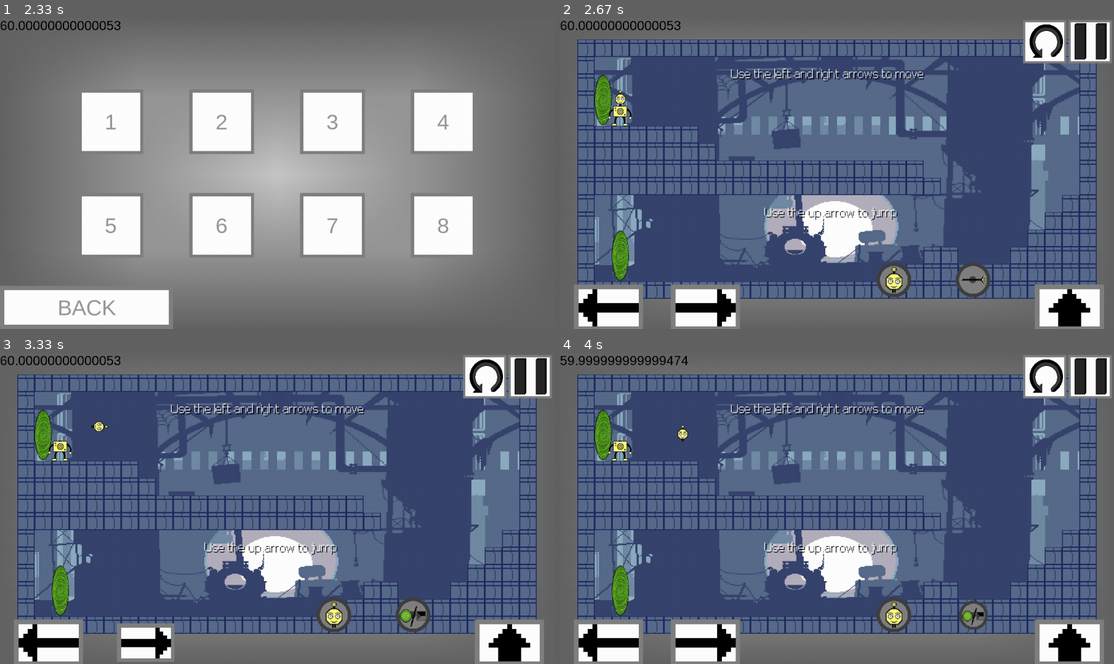
Above: before the commit, frames 1-4 (two rows, left to right).
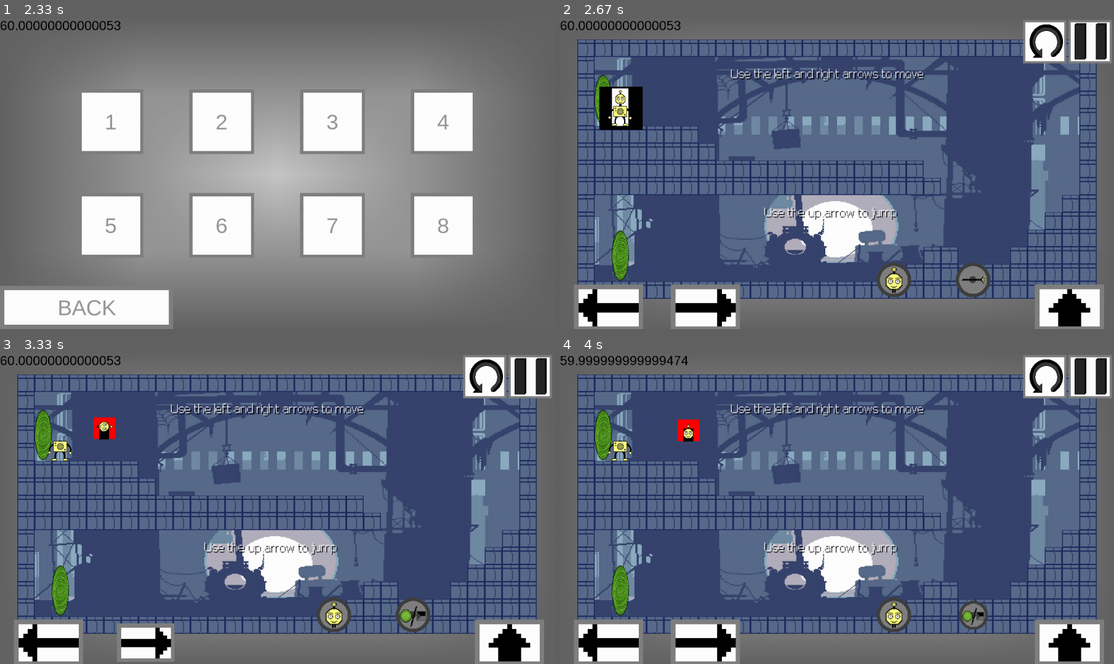
Above: after the commit, the same moments.

Repository: MartinWho2/Mobile_game_jam
Game: pygame game, started from main.py
Two runs of this game, one before a commit and one after it. Both use one fixed random seed, a clock stepped at 60 frames per second and the inputs below.
Inputs (mouse positions are in pixels of both pictures, inside the frame that each line leads up to):
- Up to frame 1 (2.33 s): press the mouse at (277, 195) at 0.37 s; move the mouse to (210, 185) at 0.47 s; release the mouse at (144, 176) at 0.6 s; press the mouse at (155, 207) at 0.7 s; move the mouse to (249, 204) at 0.8 s; release the mouse at (343, 201) at 0.93 s; press the mouse at (155, 145) at 2.03 s; move the mouse to (127, 139) at 2.13 s; release the mouse at (105, 133) at 2.27 s
- Up to frame 2 (2.67 s): click (670, 120) at 2.38 s
- Up to frame 3 (3.33 s): press the mouse at (332, 614) at 2.7 s; move the mouse to (409, 505) at 2.8 s; release the mouse at (487, 393) at 2.93 s; hold D from 3 s (still down)
- Up to frame 4 (4 s): release D at 3.47 s; hold W 3.5-3.8 s; press the mouse at (969, 614) at 3.87 s; move the mouse to (953, 520) at 3.97 s

Frame 1 is identical in both runs. In frame 2, 0.9% of the frame differs, in the area x 7-15%, y 21-36%; in frame 3, 0.3%; in frame 4, 0.3%.

Commit message:
Implementing better rect collisions

Diff:
--- a/fonctions.py
+++ b/fonctions.py
@@ -39,7 +39,12 @@
         file.close()
     return carte
 
-
+def show_mask(mask: pygame.mask.Mask):
+    size = mask.get_size()
+    for column in range(size[0]):
+        for row in range(size[1]):
+            print(mask.get_at((column, row)),end="")
+        print()
 
 def return_spritesheet(animations):
     output = []
--- a/game.py
+++ b/game.py
@@ -109,9 +109,9 @@
         self.texts = []
 
         # Player
-        self.player = Player(pygame.Vector2(0, 100), self.map, self.tile_size, self.window, self.path,
+        self.player = Player(pygame.Vector2(3000, 100), self.map, self.tile_size, self.window, self.path,
                              self.collidable_sprites, [self.player_sprite], self.arm_sprite)
-        self.head = Head(pygame.Vector2(0, 0), self.map, self.tile_size, self.window, self.path,
+        self.head = Head(pygame.Vector2(3000, 0), self.map, self.tile_size, self.window, self.path,
                          self.collidable_sprites, [self.head_sprite], self.player.speed)
         self.player_or_head = True  # Player is True, head is False
         self.arm_detached = False
@@ -190,12 +190,11 @@
                 return 'end'
 
         if not self.player_or_head:
-            if self.head.check_collision(tiles=False,sprite_groups=[self.laser_sprites]):
+            if pygame.sprite.spritecollide(self.head,self.laser_sprites,False) and self.head.check_collision(tiles=False,sprite_groups=[self.laser_sprites]):
                 self.restart()
-        if self.player.check_collision(tiles=False,sprite_groups=[self.laser_sprites]):
+        if pygame.sprite.spritecollide(self.player,self.laser_sprites,False) and self.player.check_collision(tiles=False,sprite_groups=[self.laser_sprites]):
             self.restart()
-
-        if 31*self.tile_size < self.player.pos.x < 0 or 16*self.tile_size < self.player.pos.y < 0:
+        if 0 > self.player.pos.x or self.player.pos.x > (31*self.tile_size) or (16*self.tile_size) < self.player.pos.y or self.player.pos.y < 0:
             self.restart()
 
     def load_new_level(self):
@@ -288,11 +287,11 @@
 
     def blit_head(self, spritesheet, dt):
         self.head.image = spritesheet.animate(self.head.state, dt)
-        #self.player.state = 'without_head'
-        #self.head.mask = pygame.mask.from_surface(self.head.image)
+        # self.player.state = 'without_head'
+        # self.head.mask = pygame.mask.from_surface(self.head.image)
         self.head.mask = self.head.masks["idle"]
-        #self.window.blit(self.head.idle_mask,(self.head.rect.x, self.head.rect.y))
-        #pygame.draw.rect(self.window,(0,0,0),self.head.rect_collision)
+        # self.window.blit(self.head.idle_mask,(self.head.rect.x, self.head.rect.y))
+        # pygame.draw.rect(self.window,(0,0,0),self.head.hitbox)
         self.window.blit(self.head.image, (self.head.rect.x+self.offset[0], self.head.rect.y+self.offset[1]))
 
     def arm_aiming(self, initial_pos, actual_pos):
--- a/head.py
+++ b/head.py
@@ -7,7 +7,7 @@
                  groups_colliding, head_sprite_group, player_speed):
         self.image = pygame.image.load(path + 'media/head.png').convert_alpha()
         self.path = path
-        player_pos.x += tile_size * 5 / 16
+        player_pos.x += tile_size * 5 / 8
         super().__init__(player_pos, self.image, round(tile_size * 5 / 8), tiles, tile_size, groups_colliding,
                          head_sprite_group)
         self.on_ground = False
@@ -20,13 +20,19 @@
         self.masks = {"idle": idle_mask}
         self.idle_idle_mask = idle_mask
         self.animate_detachment(player_speed)
-        self.rect_collision = self.mask.get_rect(midbottom=(self.rect.right,self.rect.bottom+self.rect.h))
+        self.hitbox = self.mask.get_rect(midbottom=(self.rect.right, self.rect.bottom + self.rect.h))
+        self.hitbox.h *= 6/5
+        self.hitbox.w *= 23/25
         self.rect.w *= 2
         self.rect.h *= 2
 
     def animate_detachment(self,speed:pygame.Vector2):
         self.speed = pygame.Vector2(speed.x,speed.y-self.tile_size/10)
         self.fall(1)
+
+    def reput_hitbox(self):
+        self.hitbox.center = (self.rect.centerx - self.rect.w / 50, self.rect.centery + self.rect.h * 13 / 60)
+
     def move(self, game, dt):
         # Key input
         self.speed.x = 0
@@ -36,14 +42,30 @@
             self.speed.x += self.w / 230 * dt
         self.pos.x += self.speed.x
         self.rect.x = round(self.pos.x)
+        self.reput_hitbox()
+        #hits = self.check_collision()
+        #if hits:
+        #    self.collide(hits, False)  # Horizontal hits
+        self.pos += self.check_collision_opti(self.speed,False,game)
+        self.rect.x = round(self.pos.x)
+        self.reput_hitbox()
+        #self.fall(dt)  # Vertical hits, see moving_sprite.py
+        self.pos.y += 0.5 * self.gravity * (dt ** 2) + self.speed.y * dt
+        self.speed.y += self.gravity * dt
+        if self.speed.y > self.MAX_SPEED:
+            self.speed.y = self.MAX_SPEED
+        self.rect.y = round(self.pos.y)
+        self.reput_hitbox()
+        self.pos += self.check_collision_opti(self.speed,True,game)
+        self.rect.y = round(self.pos.y)
+        self.reput_hitbox()
 
-        hits = self.check_collision()
-        if hits:
-            self.collide(hits, False)  # Horizontal hits
-        self.fall(dt)  # Vertical hits, see moving_sprite.py
-        self.rect.y = round(self.pos.y)
-
-        self.rect_collision.center = self.rect.center
+        print(self.rect.w)
+        pygame.draw.rect(game.window, "red",
+                         (self.rect.x + game.offset[0], self.rect.y + game.offset[1],
+                          self.rect.w, self.rect.h))
+        pygame.draw.rect(game.window,"black",(self.hitbox.x+game.offset[0],self.hitbox.y+game.offset[1],
+                                              self.hitbox.w,self.hitbox.h))
         # Update state
         if self.is_jumping:
             self.state = 'jump'
--- a/main.py
+++ b/main.py
@@ -1,3 +1,7 @@
+import cProfile
+import io
+import pstats
+
 import pygame
 from game import Game
 from menu import Menu
@@ -124,7 +128,7 @@
                                     game.arms_available -= 1
                         else:
                             for button in game.buttons_in_game:
-                                if game.head.rect_collision.colliderect(button):
+                                if game.head.hitbox.colliderect(button):
                                     button.on = not button.on
                                     for num in button.num:
                                         for door in game.door_sprites:
@@ -153,7 +157,7 @@
                                                         game.opened_laser_sprites.remove(laser)
 
                             for vent in game.vent_sprites:
-                                if game.head.rect_collision.colliderect(vent.rect):
+                                if game.head.hitbox.colliderect(vent.rect):
                                     game.head.pos = pygame.Vector2(vent.dest[0]-10, vent.dest[1]-12)
                                     game.head.rect.x,game.head.rect.y = round(game.head.pos.x),round(game.head.pos.y)
                                     game.head.fall(dt)
@@ -329,6 +333,20 @@
                         game.music.stop()
                         game.music.play(game.level_music, -1)
 
-
+def prof_to_csv(prof: cProfile.Profile):
+    out_stream = io.StringIO()
+    pstats.Stats(prof, stream=out_stream).print_stats()
+    result = out_stream.getvalue()
+    # chop off header lines
+    result = 'ncalls' + result.split('ncalls')[-1]
+    lines = [','.join(line.rstrip().split(None, 5)) for line in result.split('\n')]
+    return '\n'.join(lines)
 if __name__ == "__main__":
+    pr = cProfile.Profile()
+    pr.enable()
     main()
+    pr.disable()
+    csv = prof_to_csv(pr)
+    with open("prof.csv", 'w+') as f:
+        #f.write(csv)
+        pass
--- a/moving_sprite.py
+++ b/moving_sprite.py
@@ -1,7 +1,6 @@
 import pygame
 import player
-
-
+from fonctions import show_mask
 class Moving_sprite(pygame.sprite.Sprite):
     def __init__(self, pos: pygame.Vector2, image: pygame.Surface, resize: int, tiles: list, tile_factor: int,
                  groups_colliding: list[pygame.sprite.Group], groups_including: list[pygame.sprite.Group],
@@ -33,6 +32,7 @@
         self.was_on_platform = 0
         self.map_size = [len(self.tiles), len(self.tiles[0])]
         self.state = None
+        self.hitbox = pygame.rect.Rect(0,0,0,0)
 
     def collide_with_mask(self, mask, pos_mask):
         return self.mask.overlap_mask(mask, (pos_mask[0] - self.rect.x, pos_mask[1] - self.rect.y))
@@ -73,7 +73,91 @@
                         get_hits.append(mask)
         print(f"Collision with sprites : player {pygame.time.get_ticks()-a}")
         return get_hits
-
+    def reput_hitbox(self):
+        pass
+    def check_collision_opti(self, speed: pygame.Vector2, axis, game, tiles=True, sprite_groups=None,
+                             return_sprite=False, breaking=False, masking=False):
+        """
+        Real check collision
+        :param speed: speed of moving sprite
+        :param axis: True for y and False for x
+        :param tiles: Do tiles need to be checked
+        :param sprite_groups: Sprites to test
+        :param return_sprite: Returns a sprite ?
+        :param breaking: break the glass ?
+        :param masking: Collision with masking
+        :param game: Class game
+        :return:
+        """
+        if sprite_groups is None:
+            sprite_groups = self.sprite_elements
+        masks = []
+        need_to_move = pygame.Vector2(0,0)
+        if tiles:
+            for r_index, row in enumerate(self.tiles):
+                for c_index, tile in enumerate(row):
+                    if tile != 0:
+                        tile_rect = pygame.rect.Rect(c_index*self.tile_size, r_index*self.tile_size,
+                                                            self.tile_size, self.tile_size)
+                        if masking and self.rect.colliderect(tile_rect):
+                            mask = self.collide_with_mask(self.tile,
+                                                          (c_index * self.tile_size, r_index * self.tile_size))
+                            if mask.count():
+                                if tile == 2 and breaking:
+                                    self.tiles[r_index][c_index] = 0
+                                    self.breaking_glass(r_index, c_index)
+                                else:
+                                    masks.append(mask)
+                        elif self.hitbox.colliderect(tile_rect):
+                            need_to_move = self.collide_opti(need_to_move,axis,speed,tile_rect)
+        a = False
+        for group in sprite_groups:
+            for element in group:
+                if self.hitbox.colliderect(element.rect):
+                    if group == game.arm_sprite:
+                        mask = self.collide_with_mask(element.mask,(element.rect.x,element.rect.y))
+                        if mask.count() and self not in game.player.arms:
+                            self.collide([mask],axis)
+                    else:
+                        need_to_move = self.collide_opti(need_to_move,axis,speed,element.rect)
+                    if return_sprite:
+                        return element
+        return need_to_move
+    def collide_opti(self,need_to_move: pygame.Vector2, axis: bool, speed:pygame.Vector2, tile_rect:pygame.rect.Rect):
+        if axis:
+            if speed.y > 0:
+                move = tile_rect.y - self.hitbox.bottom
+                if need_to_move.y > 0:
+                    raise Exception
+                elif need_to_move.y > move:
+                    need_to_move.y = move
+                self.on_ground = True
+                self.is_jumping = False
+                if self.__class__ == player.Player:
+                    if 'without_head' not in self.state:
+                        self.state = 'idle'
+            elif speed.y < 0:
+                move = tile_rect.bottom - self.hitbox.y
+                if need_to_move.y < 0:
+                    raise Exception
+                elif need_to_move.y < move:
+                    need_to_move.y = move
+            speed.y = 0
+        else:
+            if speed.x > 0:
+                move = tile_rect.x - self.hitbox.right
+                if need_to_move.x > 0:
+                    return "error"
+                elif need_to_move.x > move:
+                    need_to_move.x = move
+            elif speed.x < 0:
+                move = tile_rect.right - self.hitbox.x
+                if need_to_move.x < 0:
+                    return "error"
+                elif need_to_move.x < move:
+                    need_to_move.x = move
+            speed.x = 0
+        return need_to_move
     def collide(self, hits: list, axis: bool) -> int:
         """
         Deals with detected collision
@@ -98,7 +182,6 @@
                 self.rect.y = round(self.pos.y)
 
             else:
-
                 if self.speed.x > 0:
                     movement = self.find_bits_from_mask(mask, "right")
                     self.pos.x -= movement
--- a/player.py
+++ b/player.py
@@ -45,6 +45,7 @@
             #print(self.mask==self.idle_mask_mask)
             #print(self.debug_print_mask(self.check_collision()))
             #print("class is ",self.check_collision(tiles=False,return_sprite=True).__class__)
+        game.window.blit(self.mask.to_surface(),(self.rect.x+game.offset[0],self.rect.y+game.offset[1]))
         self.fall(dt)
 
         # Update state
--- a/vent.py
+++ b/vent.py
@@ -5,7 +5,7 @@
     def __init__(self, path, coo, dest, group, tile_size, turned=False):
         super().__init__()
         self.tile_size = tile_size
-        self.image = pygame.image.load(path + 'media/vent.png').convert_alpha()
+        self.image = pygame.image.load(path + 'media/vent.png').convert()
         self.rect = self.image.get_rect()
         self.rect.x = coo[0]*self.tile_size
         self.rect.y = coo[1]*self.tile_size
Binary file changed: media/head/idle_mask.png
Binary file changed: media/player/idle_mask.png
